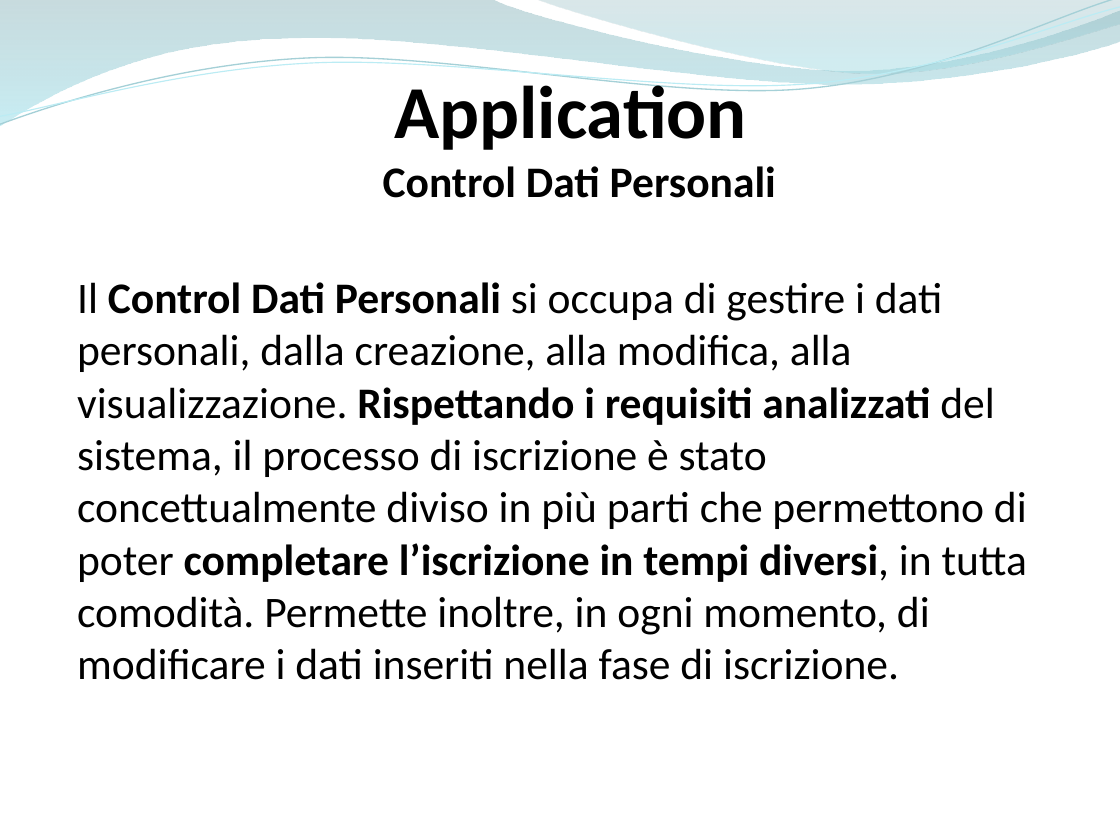
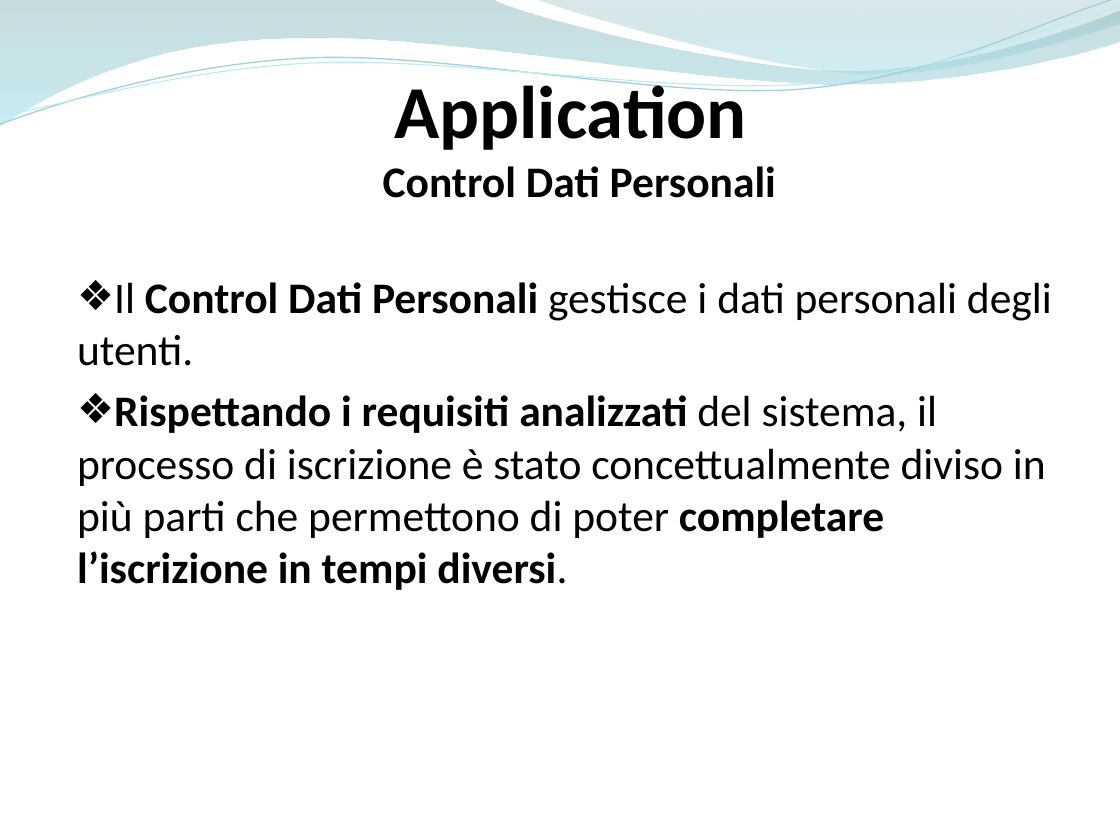
Before and after one commit to ammirate/at-silo, a slide deck: slide 75 of Presentazione/Atsilo1/[BOZZA] Atsilo_A_PresentazioneFinale copia.pptx (slide 76 before the commit). Drawn at 1120x840 pixels with LibreOffice and Linux fonts; fonts in the diff are those of the drawing. Boxes give left, top, right and bottom in pixels: in the first picture for what was removed or moved away, otherwise in the second. Text is boxed around its words. In the diff, an @@ line names an element or a change of style, - is before the commit and + after.

```diff
--- a/Presentazione/Atsilo1/[BOZZA] Atsilo_A_PresentazioneFinale copia.pptx
+++ b/Presentazione/Atsilo1/[BOZZA] Atsilo_A_PresentazioneFinale copia.pptx
@@ text at (x1=77, y1=282, x2=1052, y2=590): text changed @@
-Il Control Dati Personali si occupa di gestire i dati personali, dalla creazione, alla modifica, alla visualizzazione. Rispettando i requisiti analizzati del sistema, il processo di iscrizione è stato concettualmente diviso in più parti che permettono di poter completare l’iscrizione in tempi diversi, in tutta comodità. Permette inoltre, in ogni momento, di modificare i dati inseriti nella fase di iscrizione.
+❖ Il Control Dati Personali gestisce i dati personali degli utenti.
+❖ Rispettando i requisiti analizzati del sistema, il processo di iscrizione è stato concettualmente diviso in più parti che permettono di poter completare l’iscrizione in tempi diversi.
```
Also in this commit, not shown: 12 other slides changed, 1 slide added, 3 slides removed.
